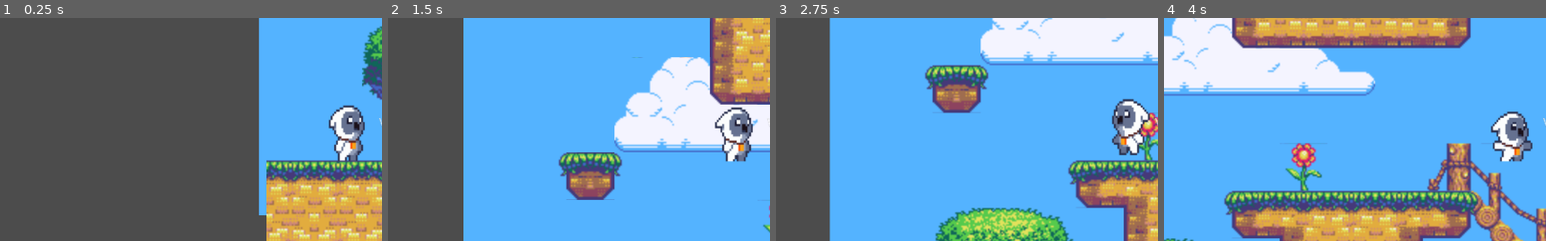
Above: before the commit, frames 1-4 (left to right).
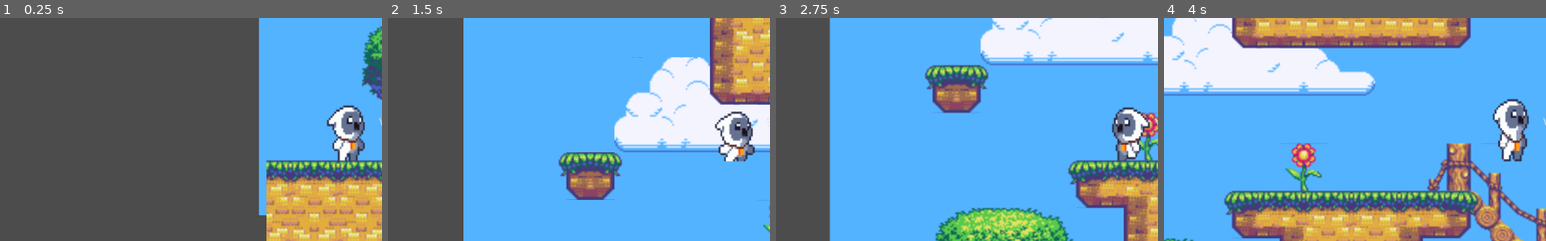
Above: after the commit, the same moments.

Repository: LaiaUDG/PLATFORMER_LABERINTH
Game: Godot game, scene res://World.tscn
Same seed, same stepped clock (60 frames per second), same inputs: the game is played once before the commit and once after it.
Inputs:
- Up to frame 1 (0.25 s): no input
- Up to frame 2 (1.5 s): tap Enter at 0.5 s; hold Right (ui_right) from 0.53 s (still down); tap Space (salta) at 0.6, 0.77, 1.07, 1.35 s
- Up to frame 3 (2.75 s): tap Space (salta) at 1.52, 1.82, 2.1 s; release Right (ui_right) at 2.03 s; hold Left (ui_left) from 2.03 s (still down)
- Up to frame 4 (4 s): release Left (ui_left) at 2.78 s; hold Right (ui_right) from 2.78 s (still down); tap Space (salta) at 2.85, 3.02, 3.32, 3.6, 3.77 s
The pictures show only the part of the screen within x 4-54%, y 25-75%; the shares and areas given below are measured in that part.

The runs differ from the first frame. In frame 1, 0.3% of the frame differs, in the area x 85-96%, y 44-62%; in frame 2, 1.2%; in frame 3, 1.9%; in frame 4, 1.9%, in the area x 85-97%, y 36-65%.

Commit message:
animacions
l aanimacio de salt està rara, al caure i moures camina

Diff:
--- a/Personatge.gd
+++ b/Personatge.gd
@@ -43,19 +43,21 @@
 	if Input.is_action_pressed("ui_right"):
 		_vel.x += ACCEL_X
 		_mirantADreta = true  # encara que segueixi movent-se a esquerra
-		if (_vel.y == 0):
+		if (!_saltant and !_caient):
 			$AnimationPlayer.play("Run")
 	elif Input.is_action_pressed("ui_left"):
 		_vel.x += -ACCEL_X
 		_mirantADreta = false  # encara que segueixi movent-se a dreta
-		if (_vel.y == 0):
+		if (!_saltant and !_caient):
 			$AnimationPlayer.play("Run")
 	else:
 		_vel.x = lerp(_vel.x, 0, 0.2) # interp. lineal
-		if (_vel.y == 0):
+		if (!_saltant and !_caient):
 			$AnimationPlayer.play("Idle")
 
 	if is_on_floor():
+		_saltant=false
+		_caient=false
 		if Input.is_action_just_pressed("salta"):
 			#var Salt = Timer.new()
 			#Salt.set_wait_time(0.3)
@@ -65,13 +67,21 @@
 			#yield(Salt, "timeout")
 			_vel.y = VEL_SALT # no sumem, assignem
 			$AnimationPlayer.play("Jump")
+			_saltant=true
 	else:
 		if _vel.y < 0: # està pujant
+			_saltant=true
+			_caient=false
 			if (!$AnimationPlayer.is_playing()):
 				$AnimationPlayer.play("Jump")
 		elif _vel.y > 0: # està caient
+			_saltant=false
+			_caient=true
 			if (!$AnimationPlayer.is_playing()):
 				$AnimationPlayer.play("fall")
+		else:
+			_saltant=false
+			_caient=false
 
 
 	_vel = move_and_slide(_vel, NORMAL)
--- a/Personatge.tscn
+++ b/Personatge.tscn
@@ -98,6 +98,18 @@
 "update": 0,
 "values": [ 0 ]
 }
+tracks/2/type = "value"
+tracks/2/path = NodePath(".:script")
+tracks/2/interp = 1
+tracks/2/loop_wrap = true
+tracks/2/imported = false
+tracks/2/enabled = true
+tracks/2/keys = {
+"times": PoolRealArray( 0 ),
+"transitions": PoolRealArray( 1 ),
+"update": 0,
+"values": [ ExtResource( 1 ) ]
+}
 
 [sub_resource type="Animation" id=5]
 resource_name = "Run"
